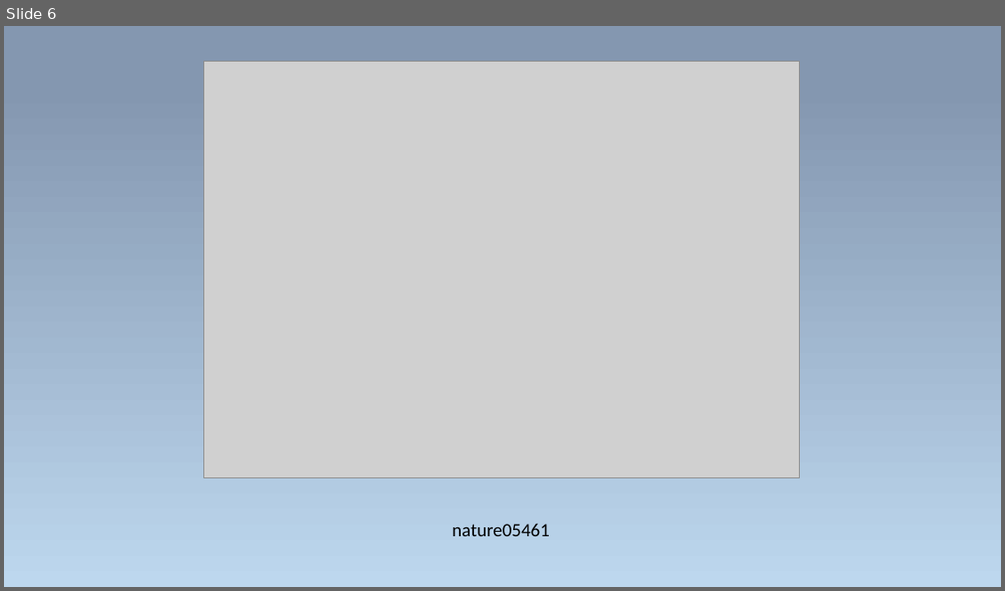
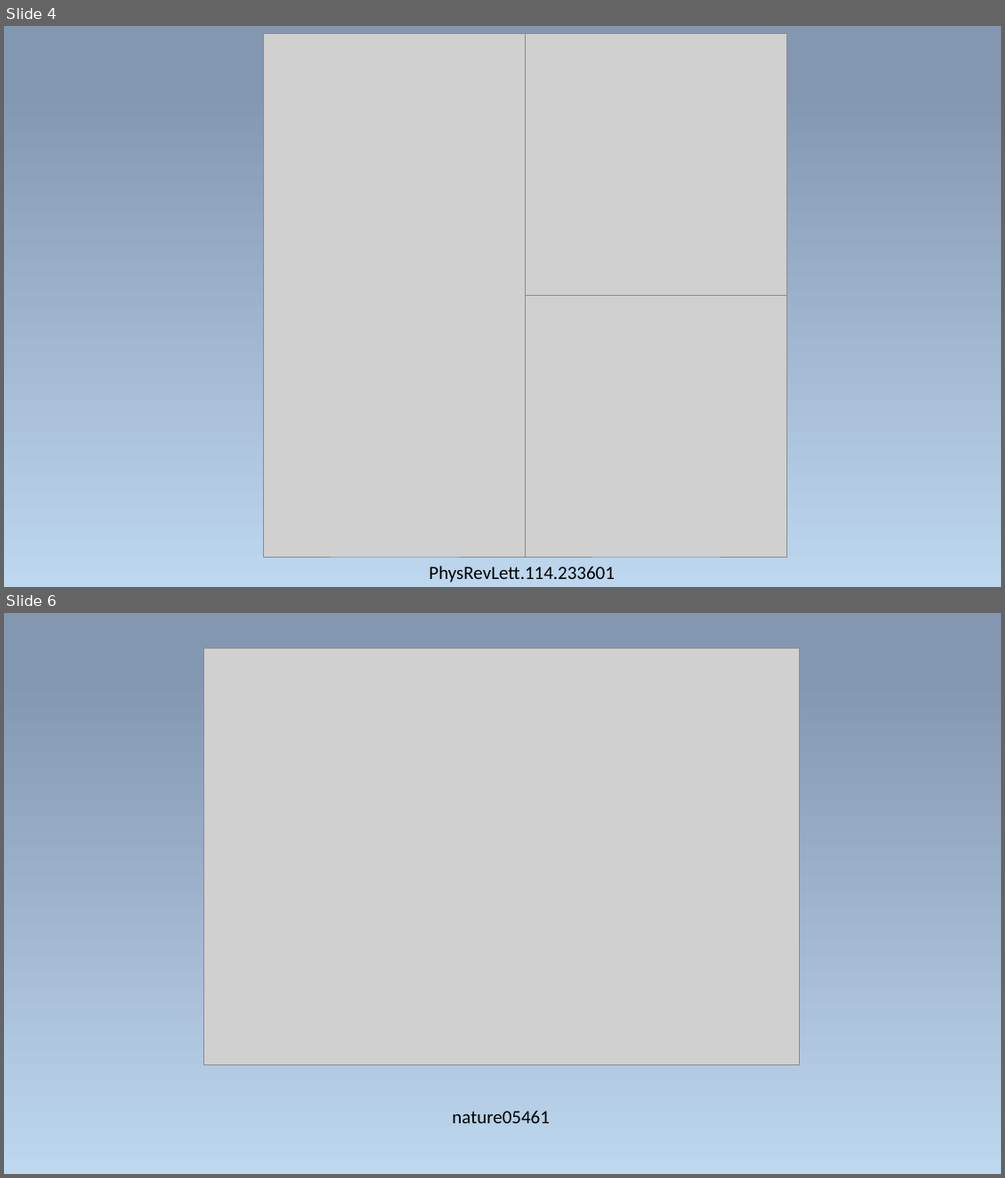
Before and after one commit to Yihhao/JCM, a slide deck: fig/report.pptx. Shown one above the other, each under a label of ours: slide 6 before the commit, slides 4 and 6 after it; the slides between them are not shown. The pictures are 1005x591 and 1005x1178 pixels, drawn with LibreOffice and Linux fonts; fonts in the diff are those of the drawing; grey boxes stand for pictures. Boxes give left, top, right and bottom in pixels: in the first picture for what was removed or moved away, otherwise in the second. Text is boxed around its words. In the diff, an @@ line names an element or a change of style, - is before the commit and + after.

```diff
--- a/fig/report.pptx
+++ b/fig/report.pptx
@@ slide 4 added at [4,26,1001,587], background gradient #8497B0 to #BDD7EE @@
@@ picture added at [264,33,526,557] @@
@@ picture added at [526,33,788,295] @@
@@ picture added at [526,295,788,557] @@
@@ text added at [429,565,615,582], 18 pt, text #000000 @@
+PhysRevLett.114.233601
```
Also in this commit, not shown: 1 other slide added, 3 slides removed, 16 other files.
